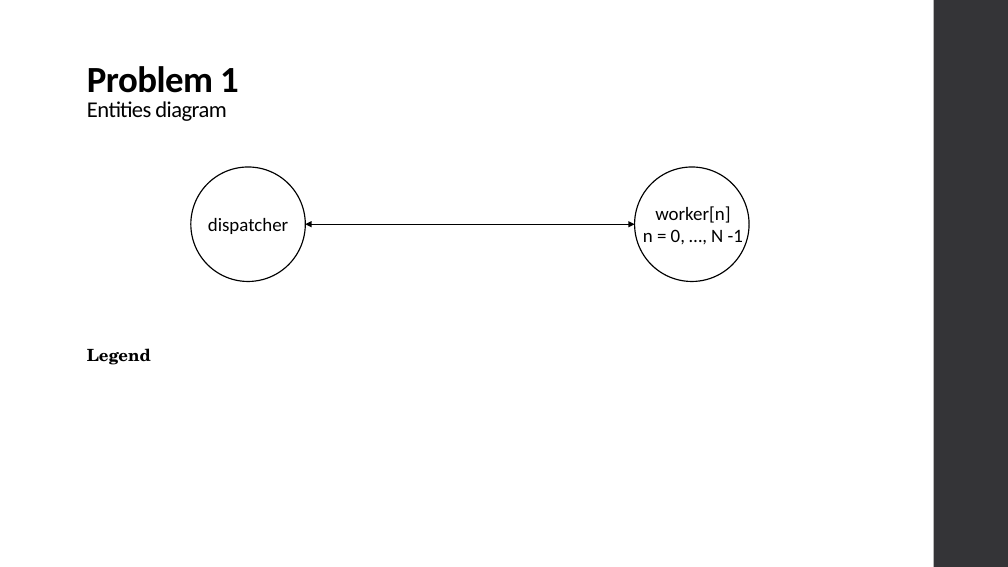
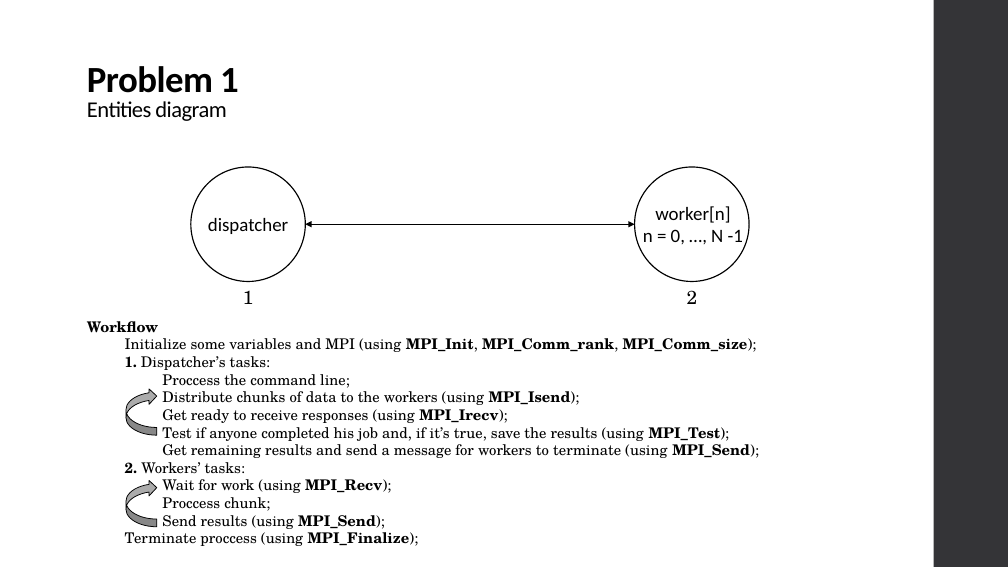
Before and after one commit to xL1fer/CLE_2022_2023, a slide deck: slide 2 of CLE2_T3G5/present.pptx. Drawn at 1008x567 pixels with LibreOffice and Linux fonts; fonts in the diff are those of the drawing. Boxes give left, top, right and bottom in pixels: in the first picture for what was removed or moved away, otherwise in the second. Text is boxed around its words. In the diff, an @@ line names an element or a change of style, - is before the commit and + after.

```diff
--- a/CLE2_T3G5/present.pptx
+++ b/CLE2_T3G5/present.pptx
@@ text added at [243, 291, 254, 304], 18 pt, text #000000 @@
+1
@@ text added at [687, 290, 698, 304], 18 pt, text #000000 @@
+2
@@ text added at [87, 321, 759, 546], 14 pt, text #000000 @@
+Workflow
+Initialize some variables and MPI (using MPI_Init, MPI_Comm_rank, MPI_Comm_size);
+1. Dispatcher’s tasks:
+Proccess the command line;
+Distribute chunks of data to the workers (using MPI_Isend);
+Get ready to receive responses (using MPI_Irecv);
+Test if anyone completed his job and, if it’s true, save the results (using MPI_Test);
+Get remaining results and send a message for workers to terminate (using MPI_Send);
+2. Workers’ tasks:
+Wait for work (using MPI_Recv);
+Proccess chunk;
+Send results (using MPI_Send);
+Terminate proccess (using MPI_Finalize);
@@ text removed at [87, 348, 151, 365] @@
-Legend
@@ curved down arrow added at [126, 388, 157, 435], fill #ABABAB, outline #000000 0.75 pt @@
@@ curved down arrow added at [126, 480, 157, 527], fill #ABABAB, outline #000000 0.75 pt @@
```
Also in this commit, not shown: 4 other slides changed.
